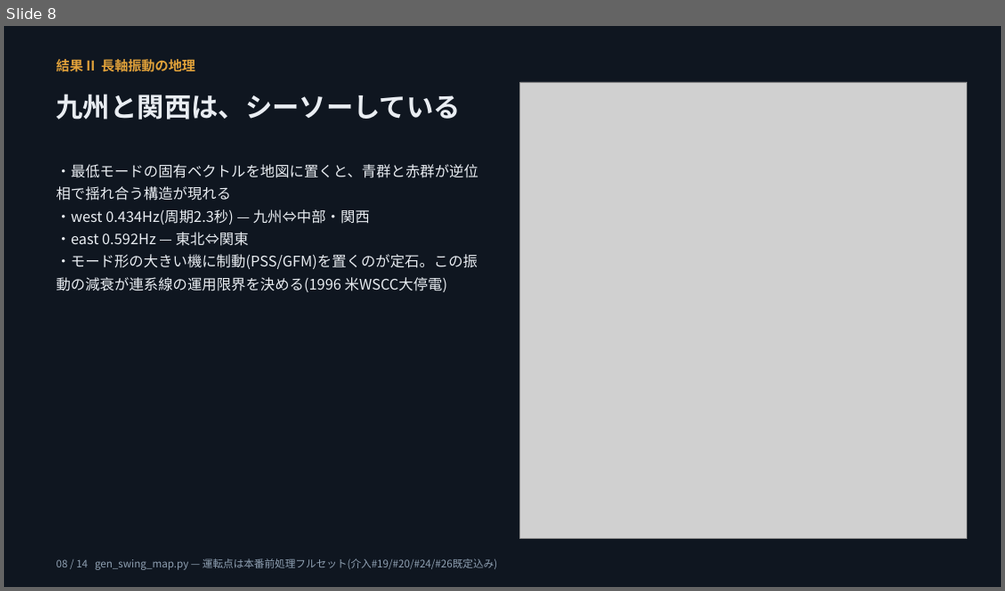
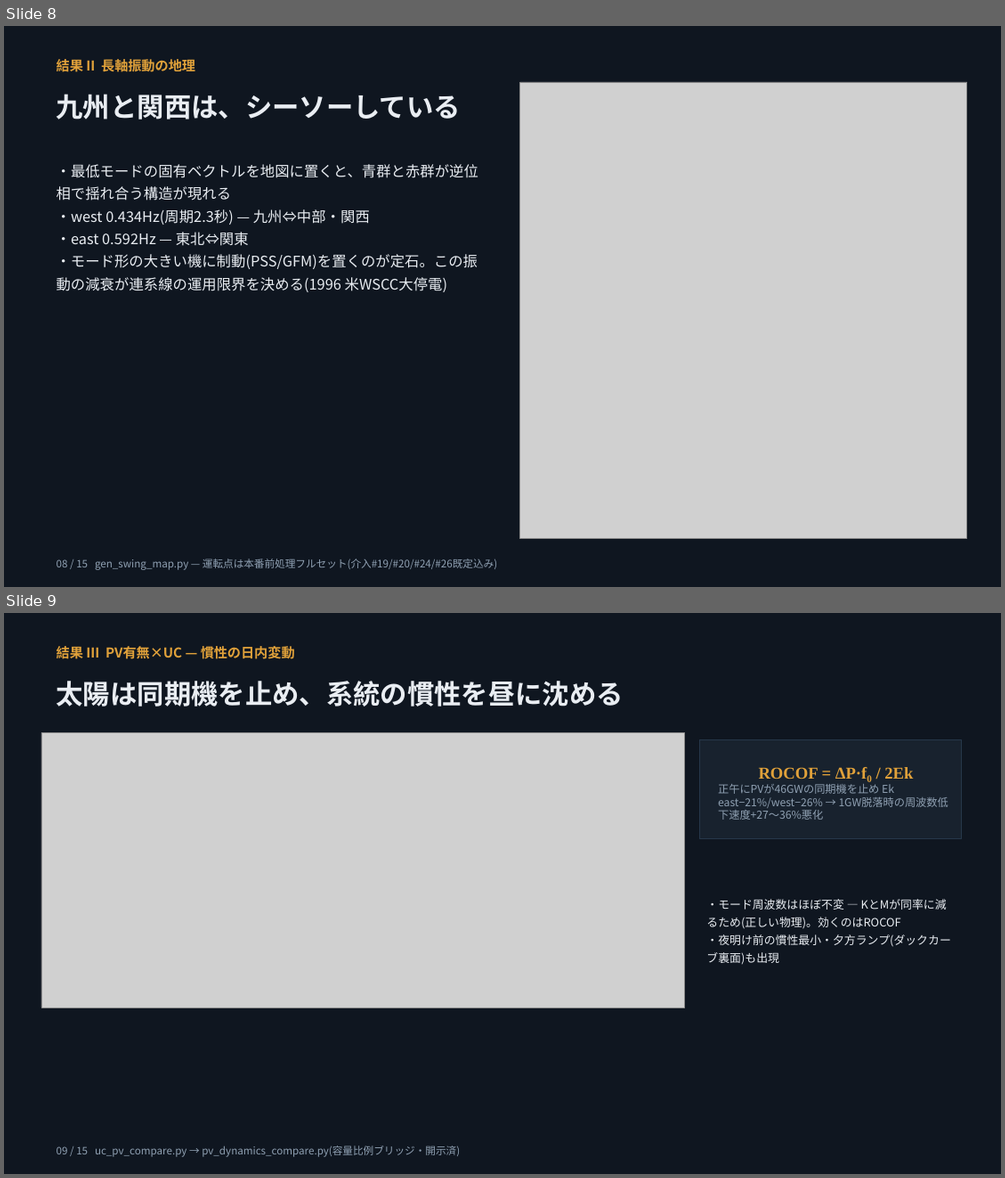
Before and after one commit to lutelute/All-Japan-Grid, a slide deck: docs/slides/AGJ_dynamics_2026-08-17.pptx. Shown one above the other, each under a label of ours: slide 8 before the commit, slides 8 and 9 after it. The pictures are 1005x591 and 1005x1178 pixels, drawn with LibreOffice and Linux fonts; fonts in the diff are those of the drawing; grey boxes stand for pictures. Boxes give left, top, right and bottom in pixels: in the first picture for what was removed or moved away, otherwise in the second. Text is boxed around its words. In the diff, an @@ line names an element or a change of style, - is before the commit and + after.

```diff
--- a/docs/slides/AGJ_dynamics_2026-08-17.pptx
+++ b/docs/slides/AGJ_dynamics_2026-08-17.pptx
@@ slide 9 added at bbox=[4, 613, 1001, 1174], background #FFFFFF @@
@@ rectangle added at bbox=[4, 613, 1001, 1174], fill #0F1620 @@
@@ text added at bbox=[57, 646, 295, 659], 13 pt, text #E0A13A, bold @@
+結果 III PV有無×UC — 慣性の日内変動
@@ text added at bbox=[57, 681, 623, 706], 26 pt, text #E9EDF2, bold @@
+太陽は同期機を止め、系統の慣性を昼に沈める
@@ picture added at bbox=[41, 732, 685, 1008] @@
@@ rectangle added at bbox=[699, 740, 961, 839], fill #18222E, outline #26374A 0.75 pt, 10.5 pt, text #8FA0B2 @@
+ROCOF = ΔP·f₀ / 2Ek
+正午にPVが46GWの同期機を止め Ek east−21%/west−26% → 1GW脱落時の周波数低下速度+27〜36%悪化
@@ text added at bbox=[706, 899, 950, 964], 11 pt, text #E9EDF2 @@
+・モード周波数はほぼ不変 — KとMが同率に減るため(正しい物理)。効くのはROCOF
+・夜明け前の慣性最小・夕方ランプ(ダックカーブ裏面)も出現
@@ text added at bbox=[57, 1145, 460, 1157], 10 pt, text #8FA0B2 @@
+09 / 15 uc_pv_compare.py → pv_dynamics_compare.py(容量比例ブリッジ・開示済)
@@ slide 8 changed as well @@
@@ text at bbox=[57, 558, 497, 570]: text changed @@
-08 / 14 gen_swing_map.py — 運転点は本番前処理フルセット(介入#19/#20/#24/#26既定込み)
+08 / 15 gen_swing_map.py — 運転点は本番前処理フルセット(介入#19/#20/#24/#26既定込み)
```
Also in this commit, not shown: 13 other slides changed, 1 other file.
